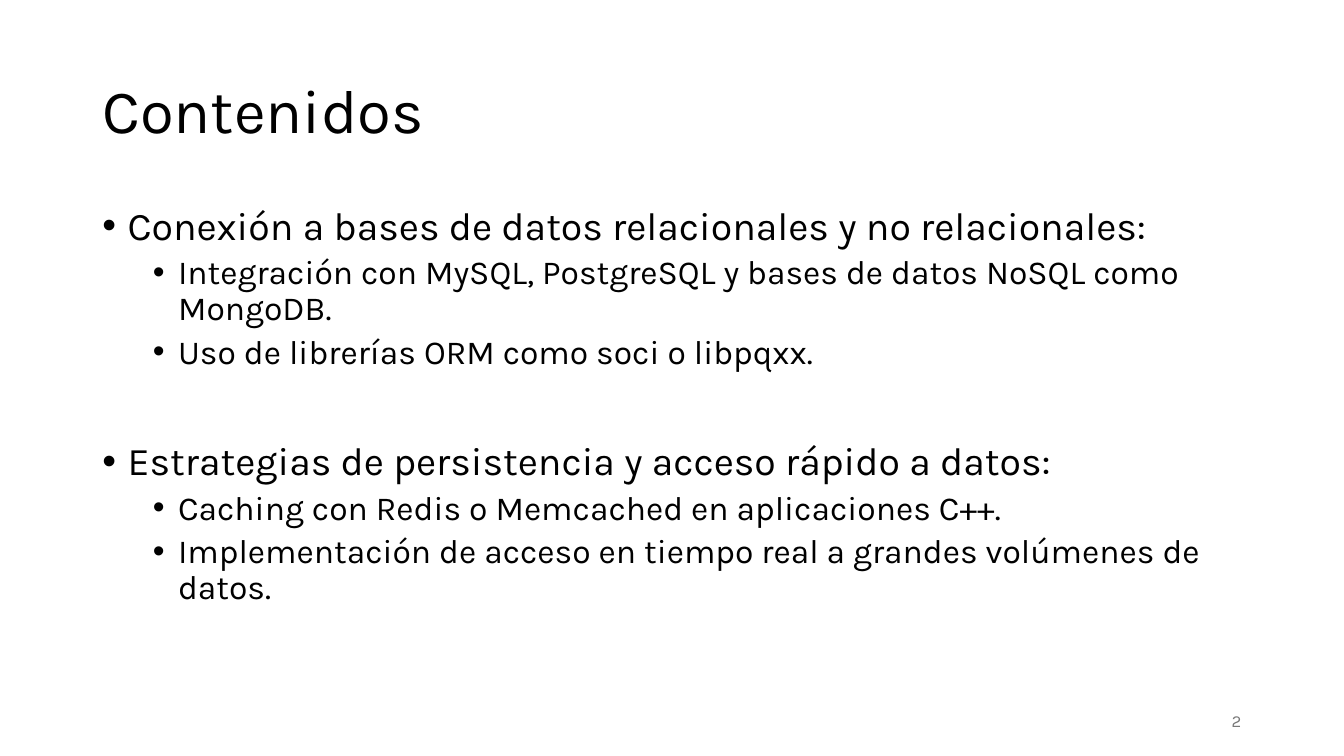
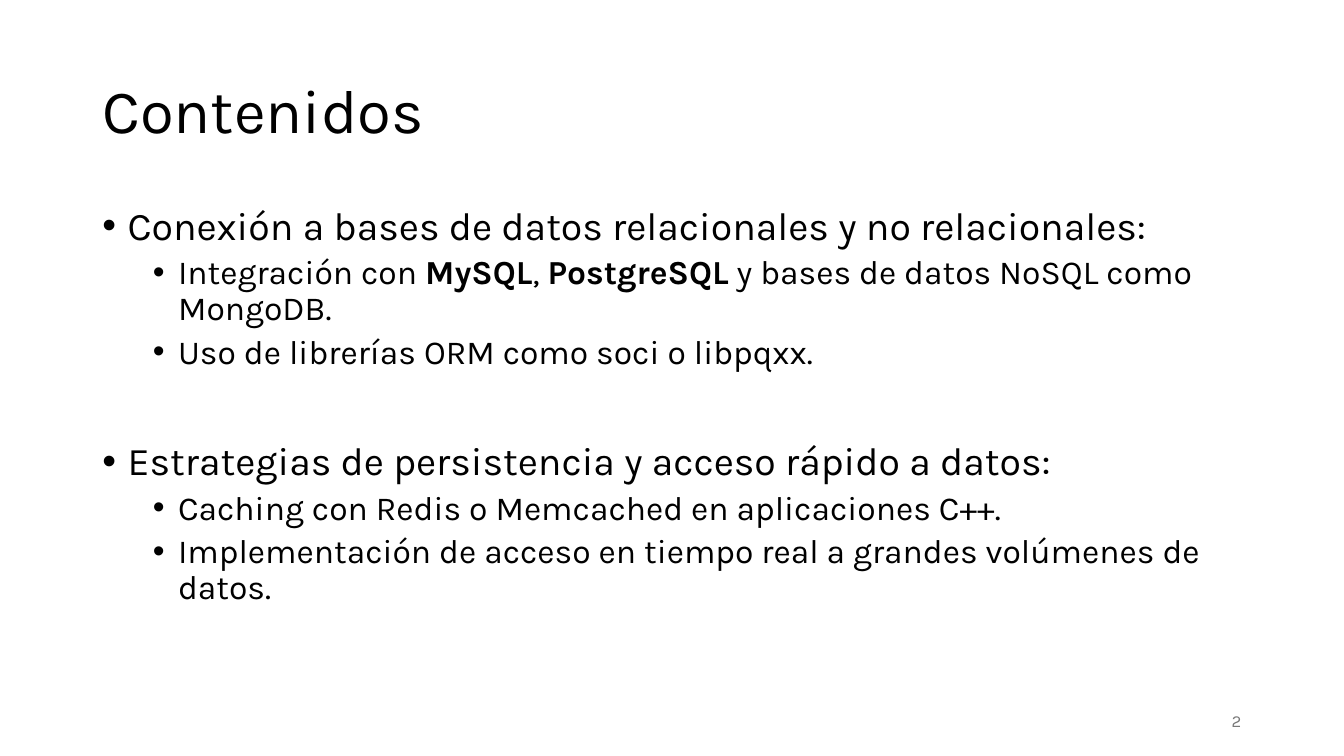
Before and after one commit to aldebarran22/CURSO_CPP_SERVICIOS_30H, a slide deck: slide 2 of doc/4_Gestion_estado_persistencia.pptx. Drawn at 1344x756 pixels with LibreOffice and Linux fonts; fonts in the diff are those of the drawing. Boxes give left, top, right and bottom in pixels: in the first picture for what was removed or moved away, otherwise in the second. Text is boxed around its words. In the diff, an @@ line names an element or a change of style, - is before the commit and + after.

```diff
--- a/doc/4_Gestion_estado_persistencia.pptx
+++ b/doc/4_Gestion_estado_persistencia.pptx
@@ text at (x1=178, y1=258, x2=1191, y2=329): bold on in "MySQL, PostgreSQL" @@
```
Also in this commit, not shown: 1 other file.
